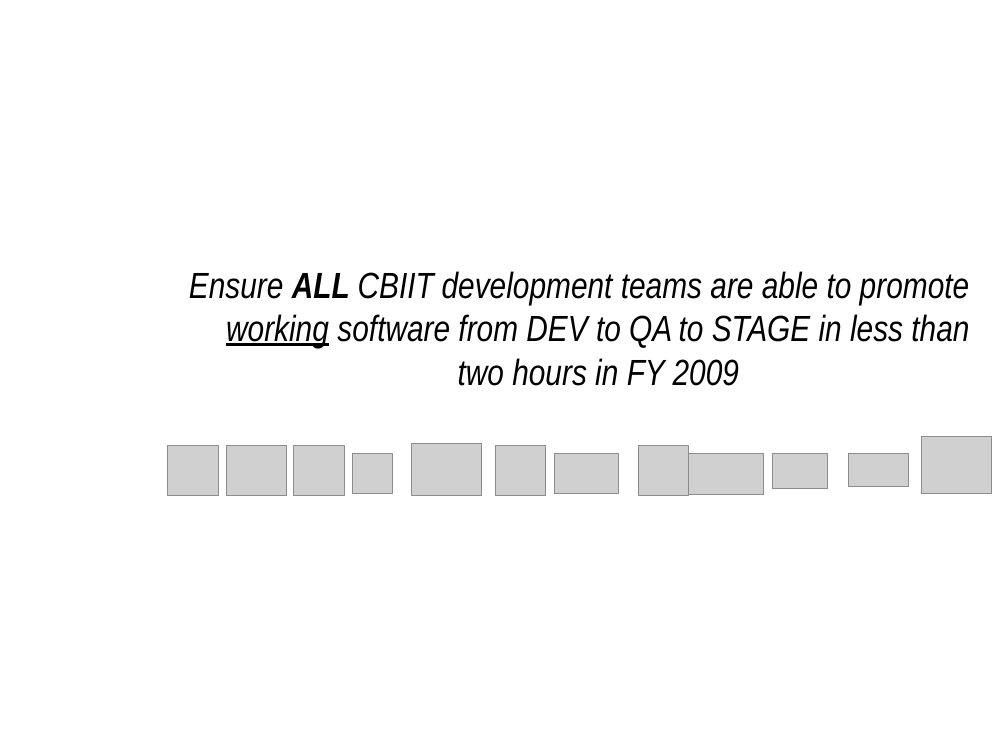
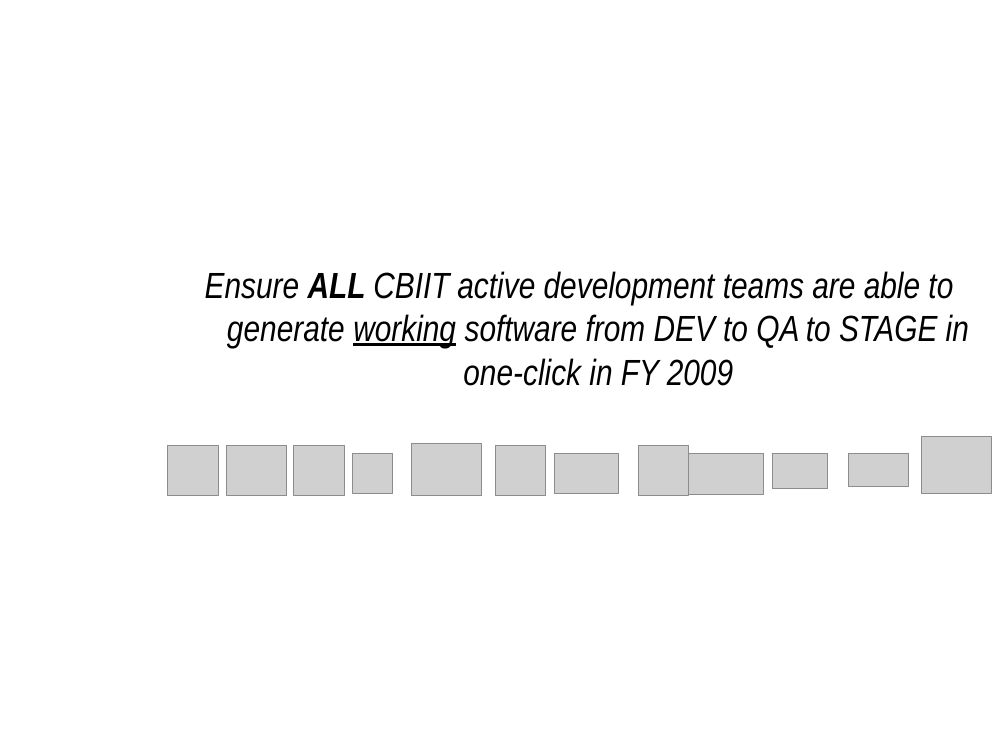
Before and after one commit to NCIP/automation, a slide deck: slide 2 of docs/roadmap/bda-demo.ppt. Drawn at 1008x756 pixels with LibreOffice and Linux fonts; fonts in the diff are those of the drawing; grey boxes stand for pictures; background and template pictures are left out. Boxes give left, top, right and bottom in pixels: in the first picture for what was removed or moved away, otherwise in the second. Text is boxed around its words. In the diff, an @@ line names an element or a change of style, - is before the commit and + after.

```diff
--- a/docs/roadmap/bda-demo.ppt
+++ b/docs/roadmap/bda-demo.ppt
@@ text at (x1=205, y1=271, x2=969, y2=386): text changed @@
-Ensure ALL CBIIT development teams are able to promote working software from DEV to QA to STAGE in less than two hours in FY 2009
+Ensure ALL CBIIT active development teams are able to generate working software from DEV to QA to STAGE in one-click in FY 2009
```
Also in this commit, not shown: 7 other slides changed, 1 slide added, 2 slides removed, 1 other file.
